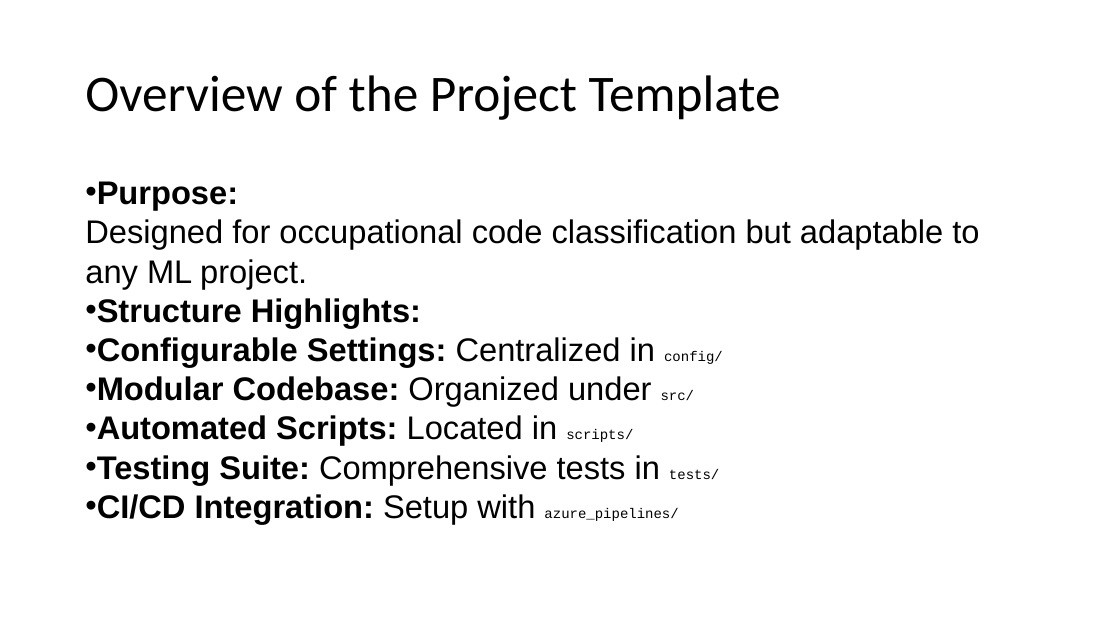
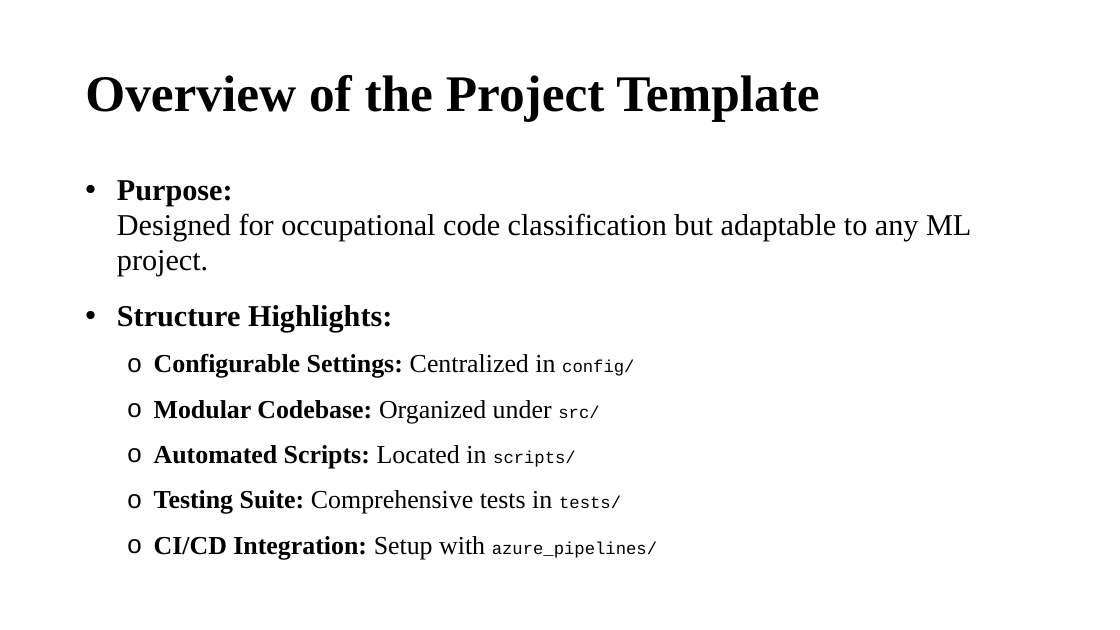
Before and after one commit to orbashangit/MlProjectTemplate, a slide deck: slide 6 of ML Pipeline Template Presentation.pptx (slide 7 before the commit). Drawn at 1120x630 pixels with LibreOffice and Linux fonts; fonts in the diff are those of the drawing. Boxes give left, top, right and bottom in pixels: in the first picture for what was removed or moved away, otherwise in the second. Text is boxed around its words. In the diff, an @@ line names an element or a change of style, - is before the commit and + after.

```diff
--- a/ML Pipeline Template Presentation.pptx
+++ b/ML Pipeline Template Presentation.pptx
@@ title "Overview of the Project Template" at (x1=85, y1=75, x2=819, y2=121): font Calibri to Times New Roman, bold on @@
@@ text "Purpose: Designed for occupational code ..." at (x1=117, y1=180, x2=971, y2=560): size 28 to 25.9 pt in "Purpose: Designed for occupational code classification but ...", "Structure Highlights:"; font Arial to Times New Roman in "Purpose: Designed for occupational code classification but ...", "Structure Highlights:", "Configurable Settings: Centralized in", "Modular Codebase: Organized under" and 3 more places; size 28 to 22.2 pt in "Configurable Settings: Centralized in", "Modular Codebase: Organized under", "Automated Scripts: Located in", "Testing Suite: Comprehensive tests in" and 1 more places; size 12 to 14.8 pt in "config/", "src/", "scripts/", "tests/" and 1 more places; indent changed; line spacing 1 to 0.97; more space between paragraphs; bullet • to o; list level 1 to 2 in "Configurable Settings: Centralized in config/"; list level 1 to 2 in "Modular Codebase: Organized under src/"; list level 1 to 2 in "Automated Scripts: Located in scripts/"; list level 1 to 2 in "Testing Suite: Comprehensive tests in ..."; list level 1 to 2 in "CI/CD Integration: Setup with azure_pipelines/" @@
```
Also in this commit, not shown: 9 other slides changed, 1 slide added, 2 slides removed.
